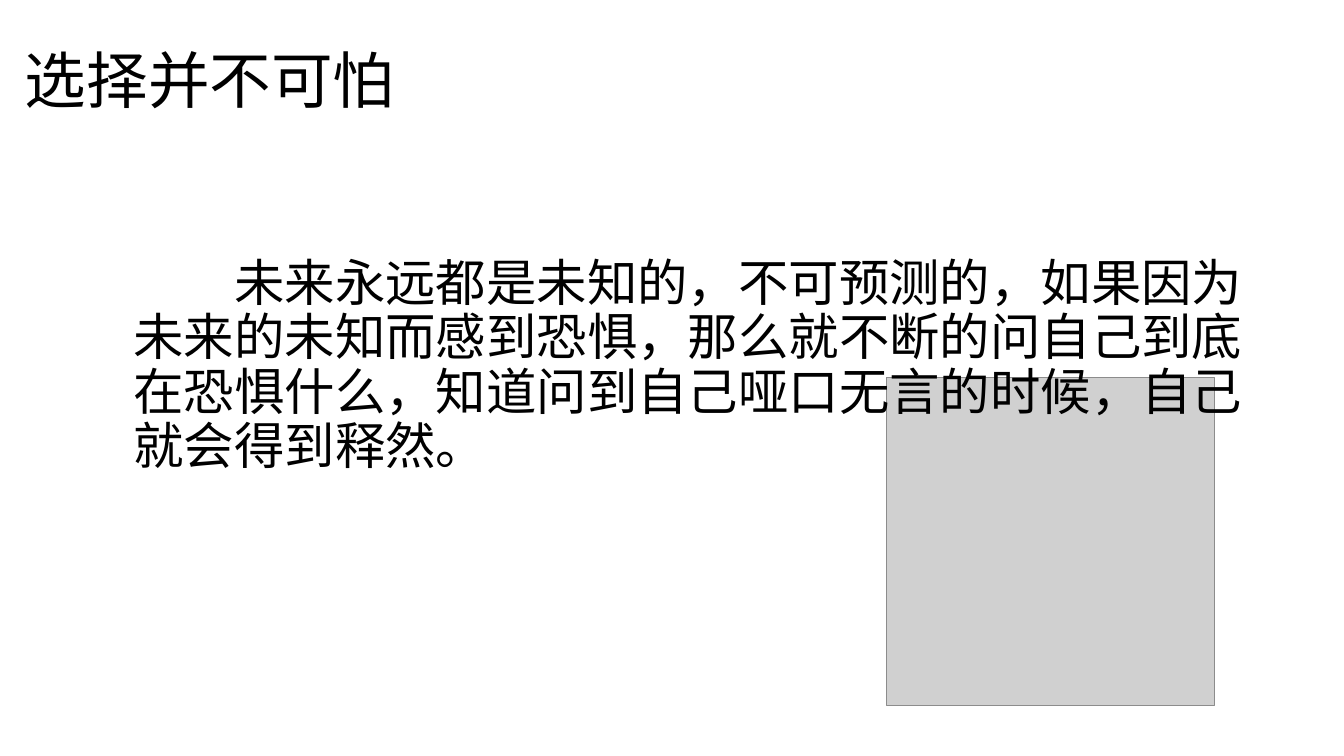
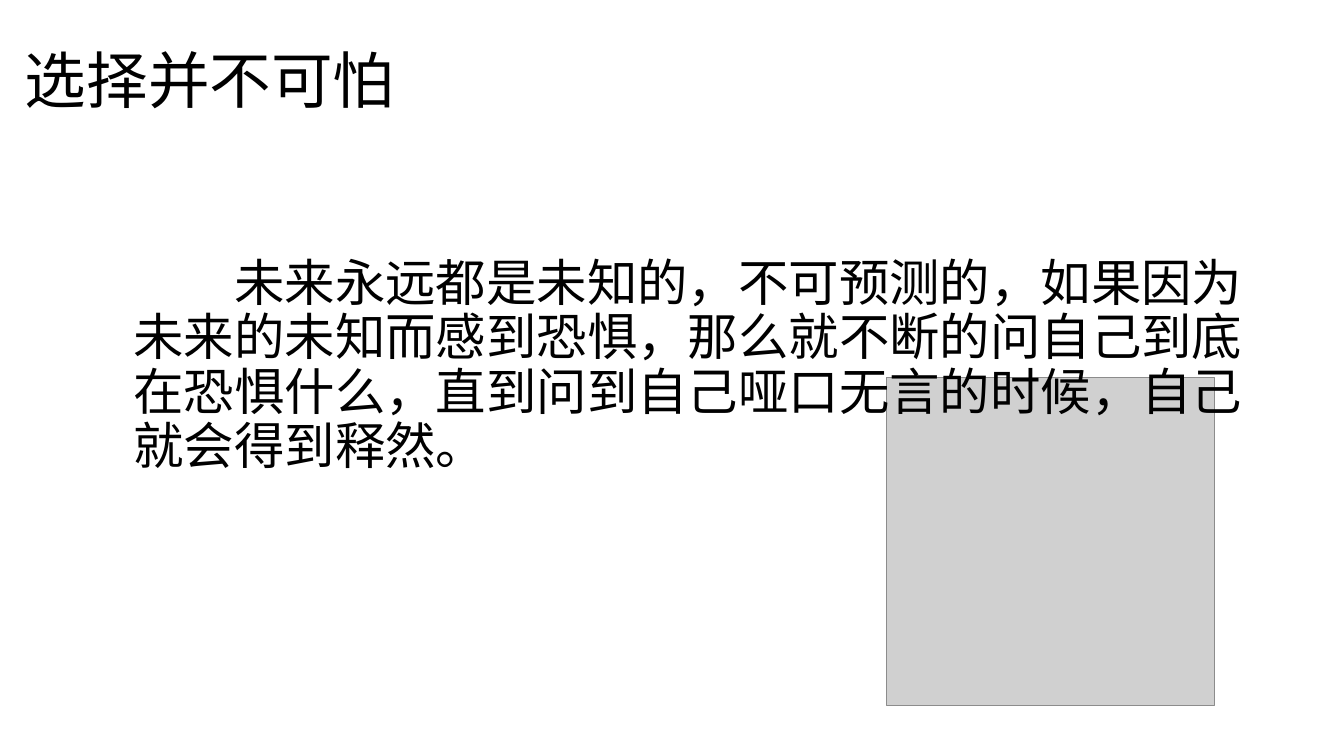
Before and after one commit to BambooDay/OI, a slide deck: slide 3 of 激情演讲.pptx. Drawn at 1344x756 pixels with LibreOffice and Linux fonts; fonts in the diff are those of the drawing; grey boxes stand for pictures. Boxes give left, top, right and bottom in pixels: in the first picture for what was removed or moved away, otherwise in the second. Text is boxed around its words. In the diff, an @@ line names an element or a change of style, - is before the commit and + after.

```diff
--- a/激情演讲.pptx
+++ b/激情演讲.pptx
@@ text at (x1=133, y1=258, x2=1242, y2=468): text changed @@
-未来永远都是未知的，不可预测的，如果因为未来的未知而感到恐惧，那么就不断的问自己到底在恐惧什么，知道问到自己哑口无言的时候，自己就会得到释然。
+未来永远都是未知的，不可预测的，如果因为未来的未知而感到恐惧，那么就不断的问自己到底在恐惧什么，直到问到自己哑口无言的时候，自己就会得到释然。
```
Also in this commit, not shown: 2 other slides changed, 1 other file.
